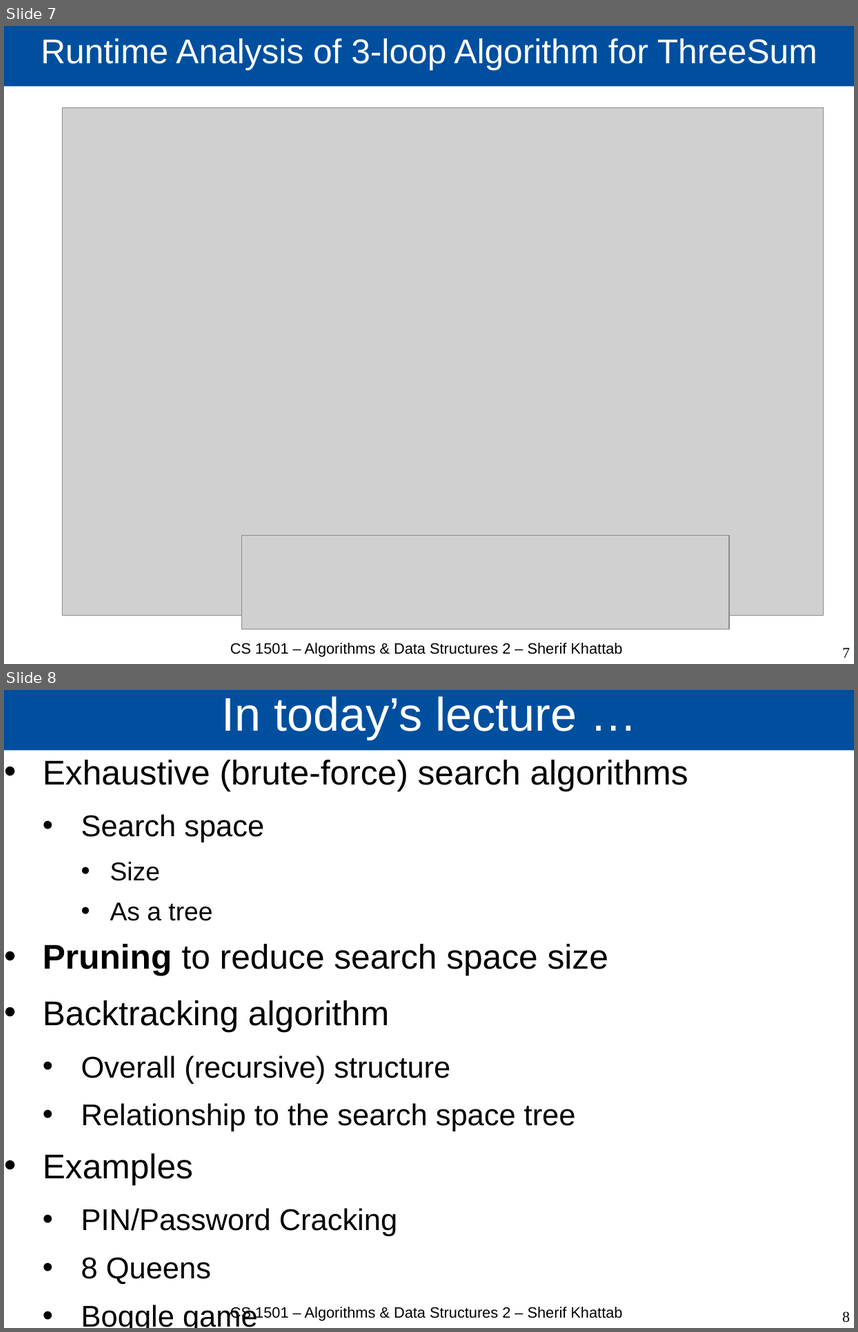
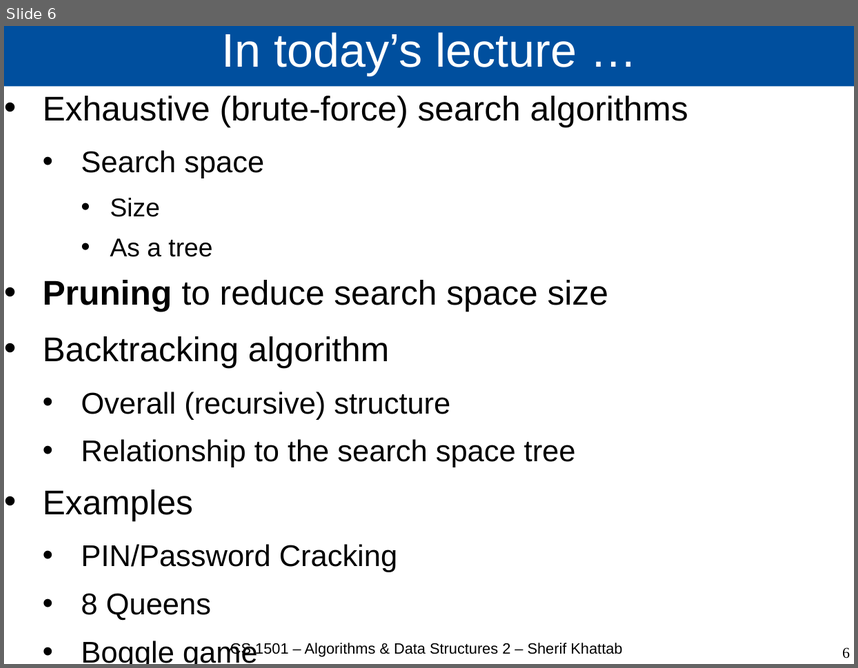
Before and after one commit to cs1501-2224/handouts, a slide deck: DraftSlides/Lecture2.pptx. Shown one above the other, each under a label of ours: slides 7 and 8 before the commit, slide 6 after it. The pictures are 858x1332 and 858x668 pixels, drawn with LibreOffice and Linux fonts; fonts in the diff are those of the drawing; grey boxes stand for pictures. Boxes give left, top, right and bottom in pixels: in the first picture for what was removed or moved away, otherwise in the second. Text is boxed around its words. In the diff, an @@ line names an element or a change of style, - is before the commit and + after.

```diff
--- a/DraftSlides/Lecture2.pptx
+++ b/DraftSlides/Lecture2.pptx
@@ slide 7 removed at (4, 26, 854, 664), background #FFFFFF @@
@@ title removed at (4, 26, 854, 87) @@
-Runtime Analysis of 3-loop Algorithm for ThreeSum
@@ picture removed at (63, 108, 824, 615) @@
@@ picture removed at (241, 536, 729, 629) @@
@@ text removed at (230, 643, 622, 657) @@
-CS 1501 – Algorithms & Data Structures 2 – Sherif Khattab
@@ page number removed at (842, 648, 850, 658) @@
-7
@@ what was slide 8 is now slide 6 @@
@@ page number at (842, 648, 850, 659): text changed @@
-8
+6
```
Also in this commit, not shown: 1 other slide removed, 4 other files.
